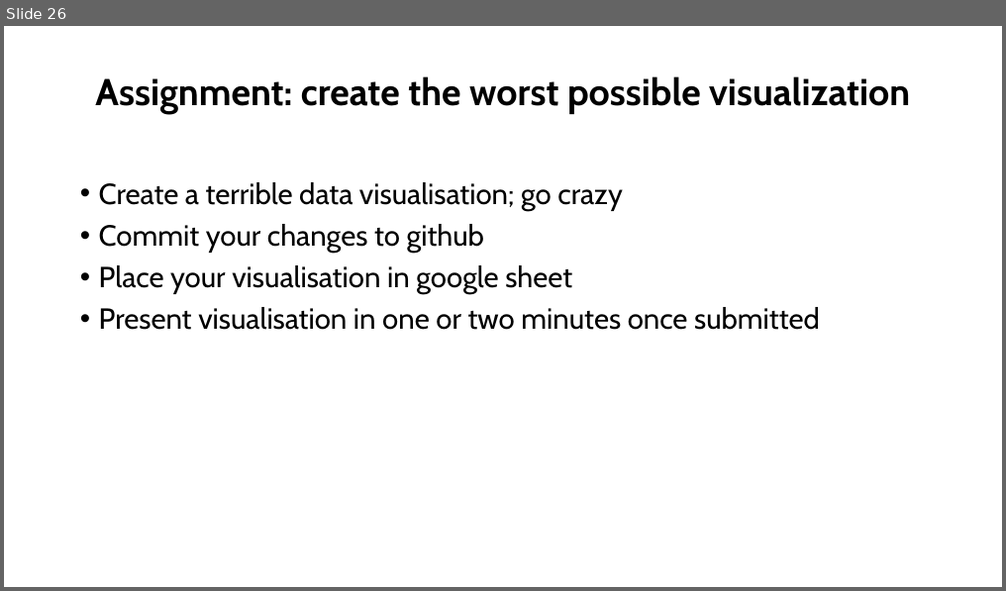
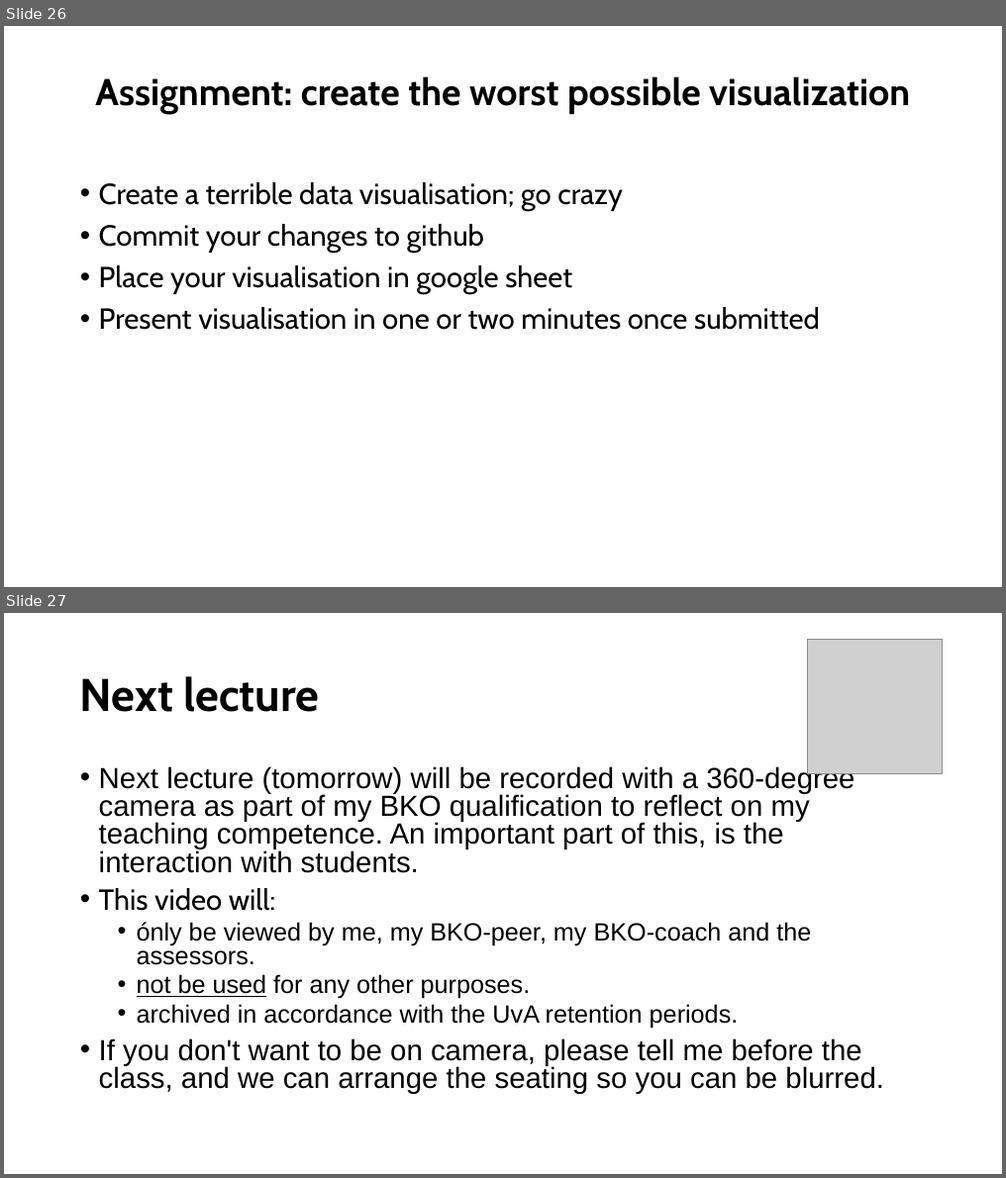
Before and after one commit to mishapaauw/molecular-data-analysis, a slide deck: lectures/1_dataviz_github.pptx. Shown one above the other, each under a label of ours: slide 26 before the commit, slides 26 and 27 after it. The pictures are 1006x591 and 1006x1178 pixels, drawn with LibreOffice and Linux fonts; fonts in the diff are those of the drawing; grey boxes stand for pictures. Boxes give left, top, right and bottom in pixels: in the first picture for what was removed or moved away, otherwise in the second. Text is boxed around its words. In the diff, an @@ line names an element or a change of style, - is before the commit and + after.

```diff
--- a/lectures/1_dataviz_github.pptx
+++ b/lectures/1_dataviz_github.pptx
@@ slide 27 added at [4,613,1002,1174], background #FFFFFF @@
@@ picture added at [807,639,943,774] @@
@@ title added at [80,676,319,712], 44 pt, text #000000, bold @@
+Next lecture
@@ text added at [99,765,884,1094], 28 pt, text #000000 @@
+• Next lecture (tomorrow) will be recorded with a 360-degree camera as part of my BKO qualification to reflect on my teaching competence. An important part of this, is the interaction with students.
+• This video will:
+  • ónly be viewed by me, my BKO-peer, my BKO-coach and the assessors.
+  • not be used for any other purposes.
+  • archived in accordance with the UvA retention periods.
+• If you don't want to be on camera, please tell me before the class, and we can arrange the seating so you can be blurred.
```
Also in this commit, not shown: 1 other slide added, 1 slide removed, 11 other files.
